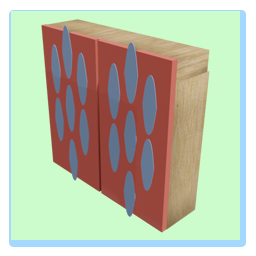
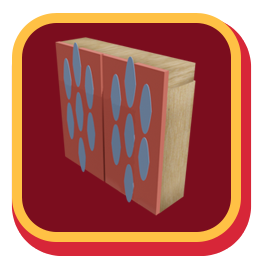
Layers edited between the first and the second w=256, h=256 image:
painted on "Layer 4" over (41, 19, 210, 233)
removed layer "Rectangle 1" over (11, 11, 240, 240)
added layer "Rounded Rectangle 2" above "Layer 1" over (12, 13, 241, 242)
